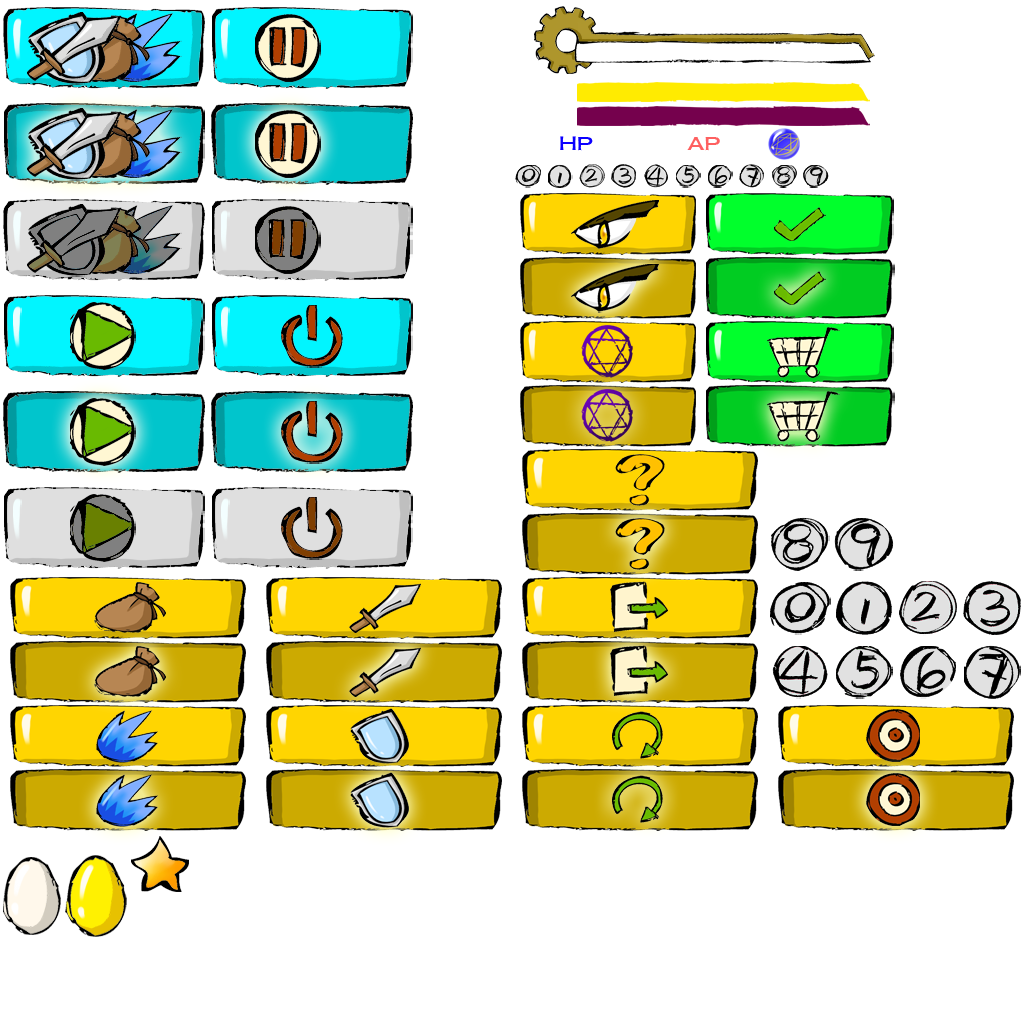
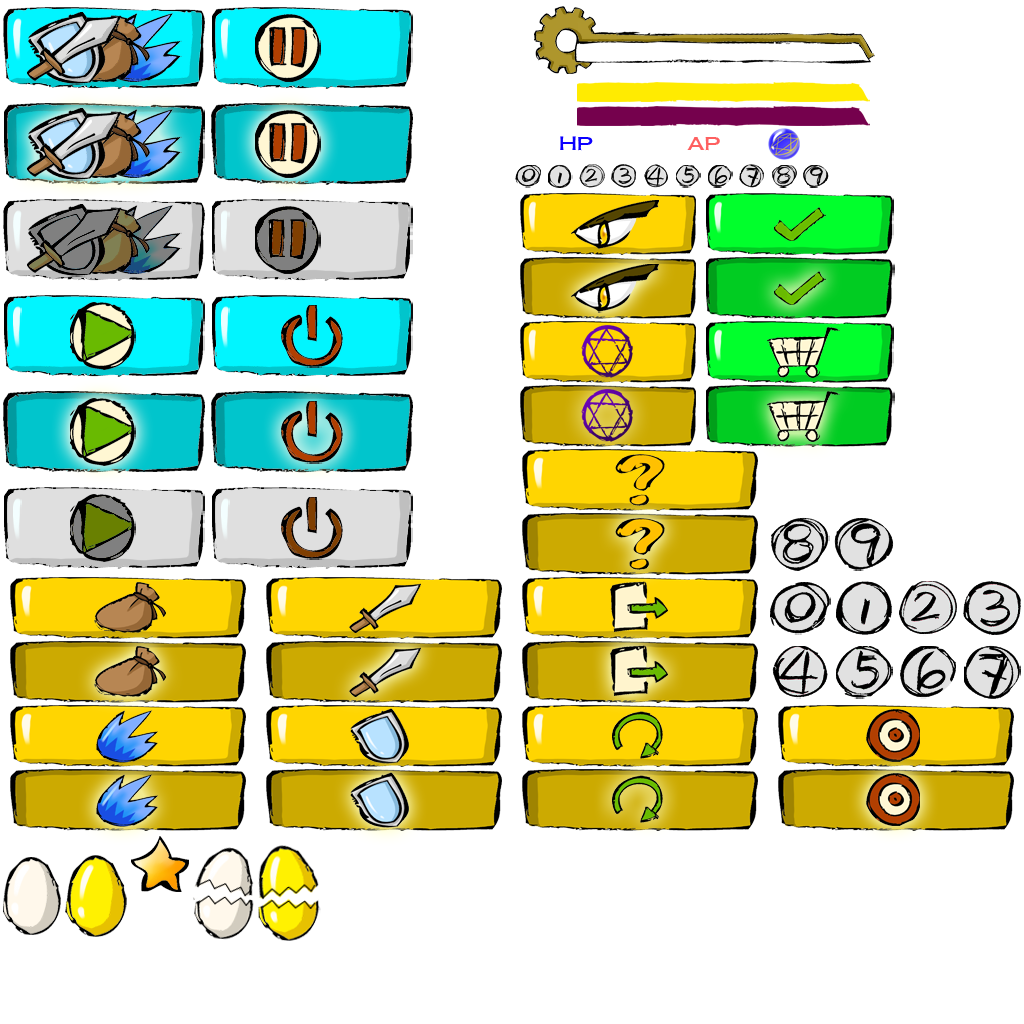
Revision of a layered 1024x1024 image; what changed, layer by layer:
added group "Broken Golden Egg" with 4 layers above "Broken Egg" over <box>258,845,321,941</box>
added layer "Shape 7 copy 3" in group "Broken Golden Egg" over <box>261,884,317,899</box>
added layer "金蛋 copy 2" in group "Broken Golden Egg" over <box>258,845,319,911</box>
added layer "Shape 7 copy 2" in group "Broken Golden Egg" over <box>262,899,317,910</box>
added layer "金蛋 copy" in group "Broken Golden Egg" over <box>258,898,321,941</box>
added group "Broken Egg" with 4 layers above "金蛋" over <box>193,847,254,940</box>
added layer "Shape 7 copy" in group "Broken Egg" over <box>198,879,252,897</box>
added layer "鸡蛋 copy 2" in group "Broken Egg" over <box>193,847,254,904</box>
added layer "Shape 7" in group "Broken Egg" over <box>198,894,252,906</box>
added layer "鸡蛋 copy" in group "Broken Egg" over <box>194,894,254,940</box>
